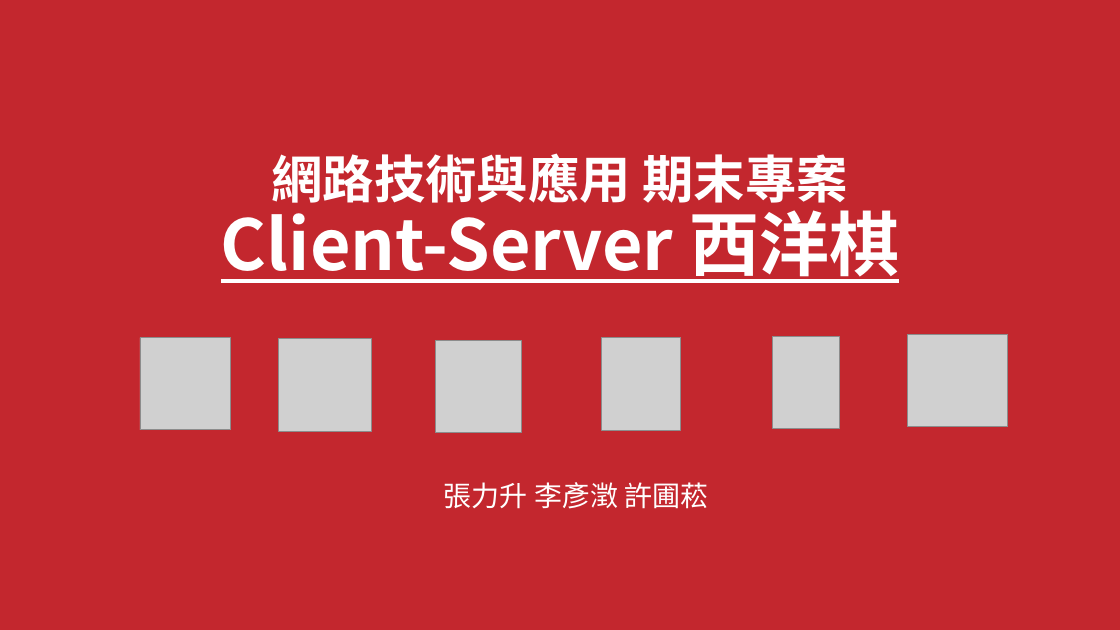
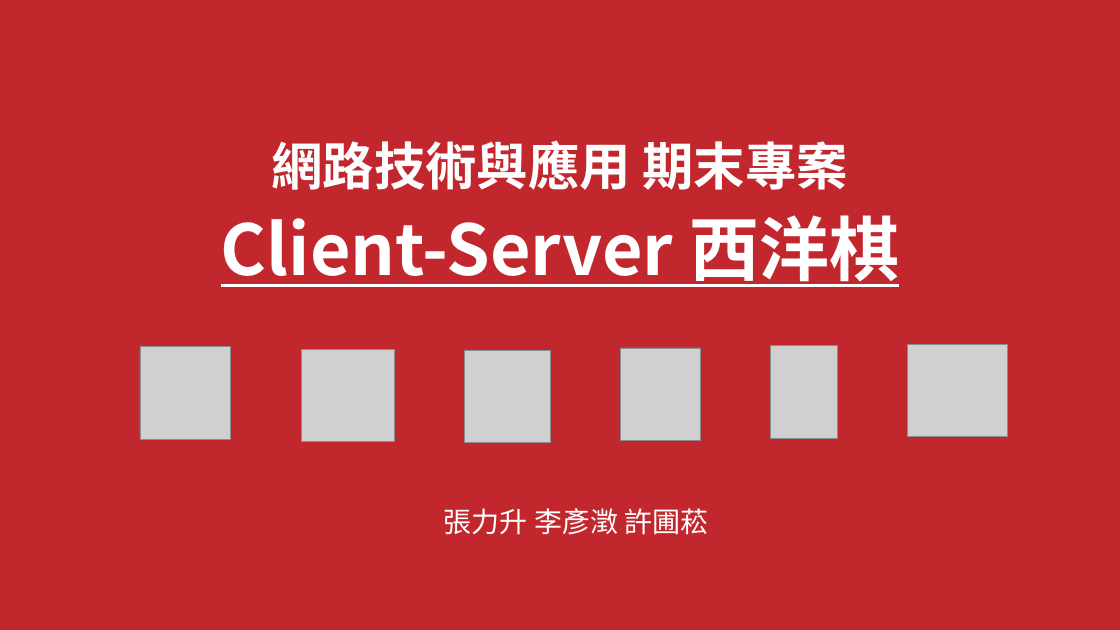
Before and after one commit to LiSeng0903/NWA-Chess, a slide deck: slide 1 of Presentation.pptx. Drawn at 1120x630 pixels with LibreOffice and Linux fonts; fonts in the diff are those of the drawing; grey boxes stand for pictures; background and template pictures are left out. Boxes give left, top, right and bottom in pixels: in the first picture for what was removed or moved away, otherwise in the second. Text is boxed around its words. In the diff, an @@ line names an element or a change of style, - is before the commit and + after.

```diff
--- a/Presentation.pptx
+++ b/Presentation.pptx
@@ title "網路技術與應用 期末專案 Client-Server 西洋棋" at [221, 140, 899, 287]: line spacing 0.9 to 80pt @@
@@ picture: place and size @@
-picture at [140, 338, 231, 430]
+picture at [140, 347, 231, 439]
@@ picture: place and size @@
-picture at [278, 339, 371, 431]
+picture at [301, 350, 394, 442]
@@ picture: place and size @@
-picture at [435, 340, 521, 433]
+picture at [465, 350, 550, 443]
@@ picture: place and size @@
-picture at [602, 338, 681, 430]
+picture at [621, 348, 701, 440]
@@ picture: place and size @@
-picture at [773, 336, 839, 429]
+picture at [770, 345, 837, 438]
@@ picture: place and size @@
-picture at [908, 334, 1008, 427]
+picture at [908, 344, 1008, 437]
@@ subtitle "張力升 李彥澂 許圃菘": place and size @@
-subtitle "張力升 李彥澂 許圃菘" at [444, 482, 708, 509]
+subtitle "張力升 李彥澂 許圃菘" at [444, 508, 708, 535]
```
Also in this commit, not shown: 6 other slides changed.
